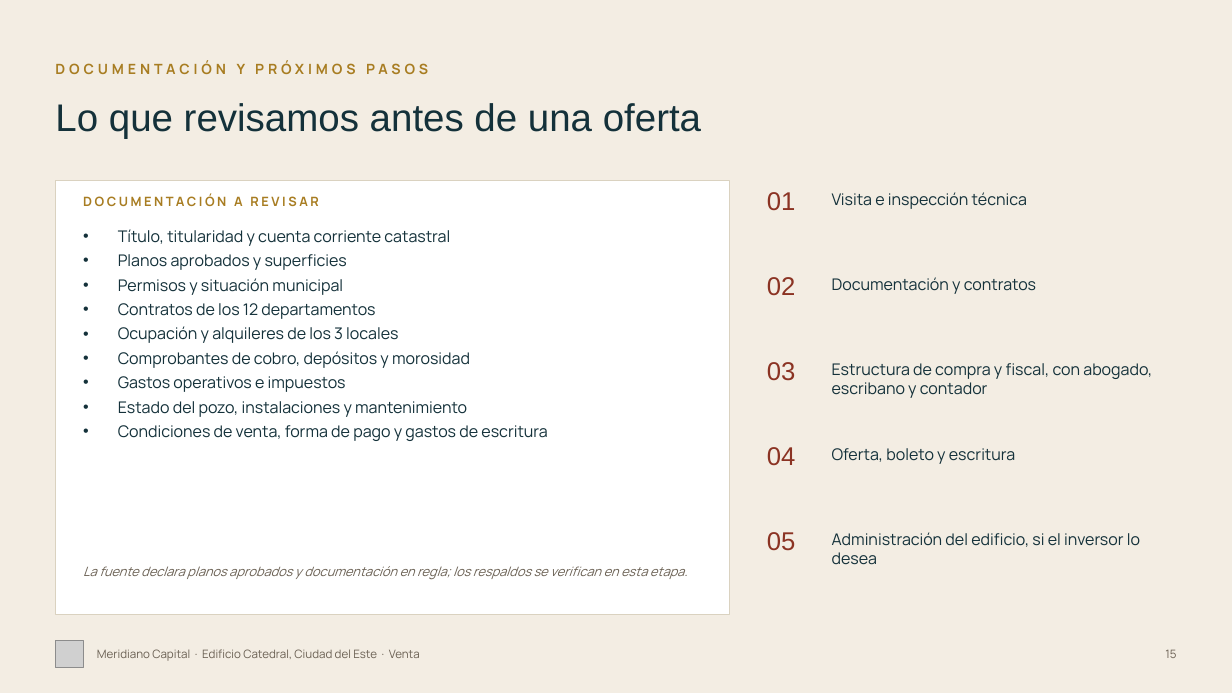
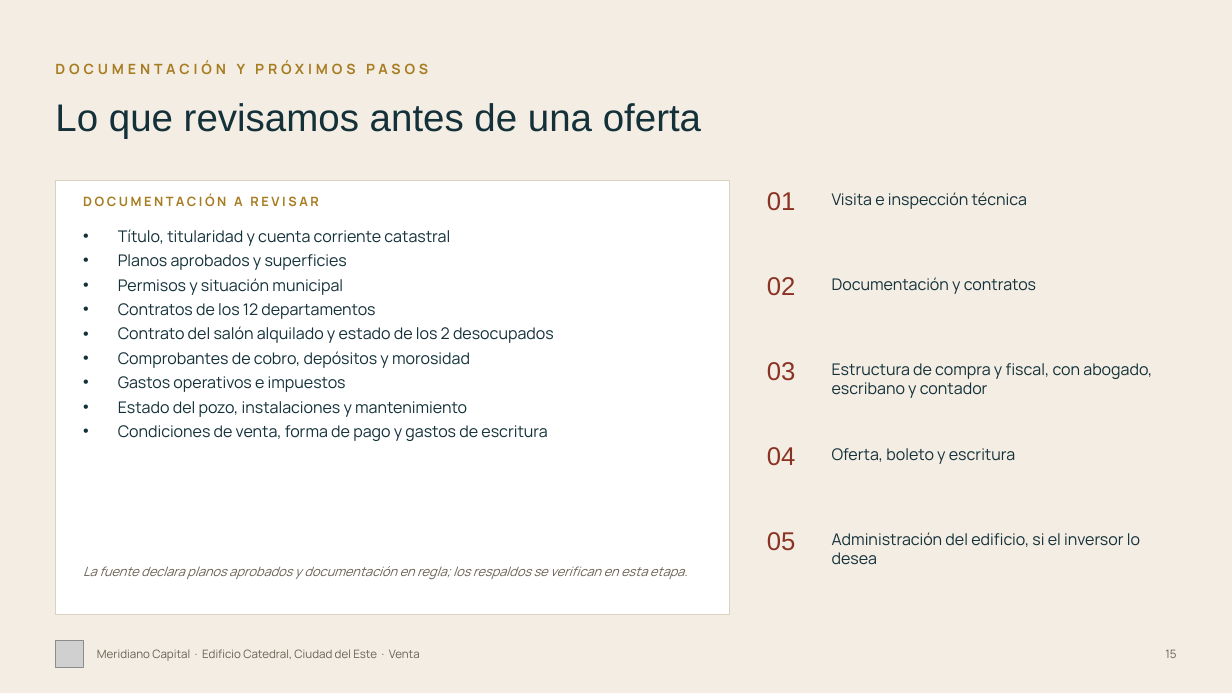
Before and after one commit to juanjosecastillo608/Meridiano-Capital, a slide deck: slide 15 of projects/meridiano-capital/presentaciones/edificio-catedral/entregables/Edificio_Catedral_Meridiano_FINAL.pptx. Drawn at 1232x693 pixels with LibreOffice and Linux fonts; fonts in the diff are those of the drawing; grey boxes stand for pictures. Boxes give left, top, right and bottom in pixels: in the first picture for what was removed or moved away, otherwise in the second. Text is boxed around its words. In the diff, an @@ line names an element or a change of style, - is before the commit and + after.

```diff
--- a/projects/meridiano-capital/presentaciones/edificio-catedral/entregables/Edificio_Catedral_Meridiano_FINAL.pptx
+++ b/projects/meridiano-capital/presentaciones/edificio-catedral/entregables/Edificio_Catedral_Meridiano_FINAL.pptx
@@ text at [118, 326, 554, 343]: text changed @@
-• Ocupación y alquileres de los 3 locales
+• Contrato del salón alquilado y estado de los 2 desocupados
```
Also in this commit, not shown: 11 other slides changed, 16 other files.
